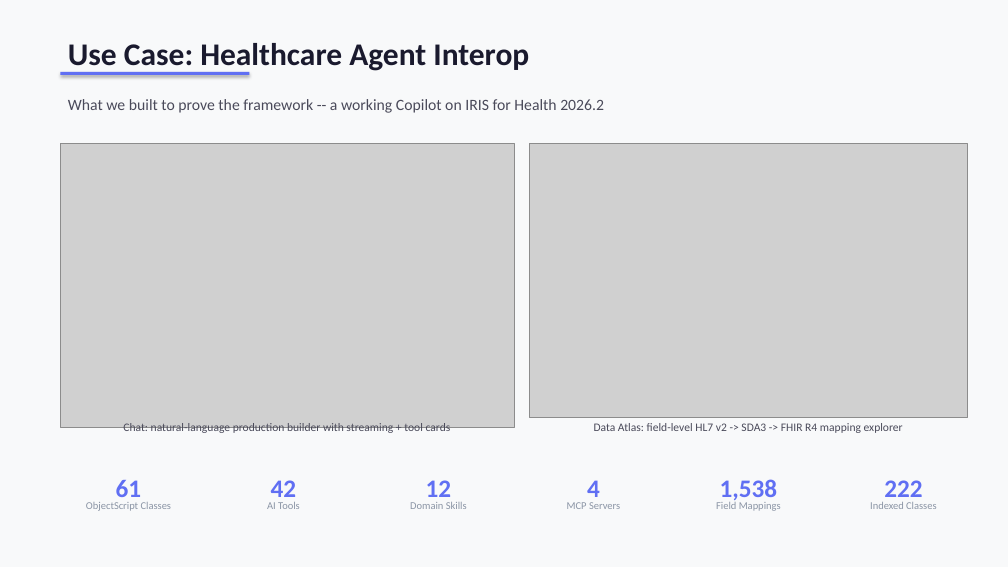
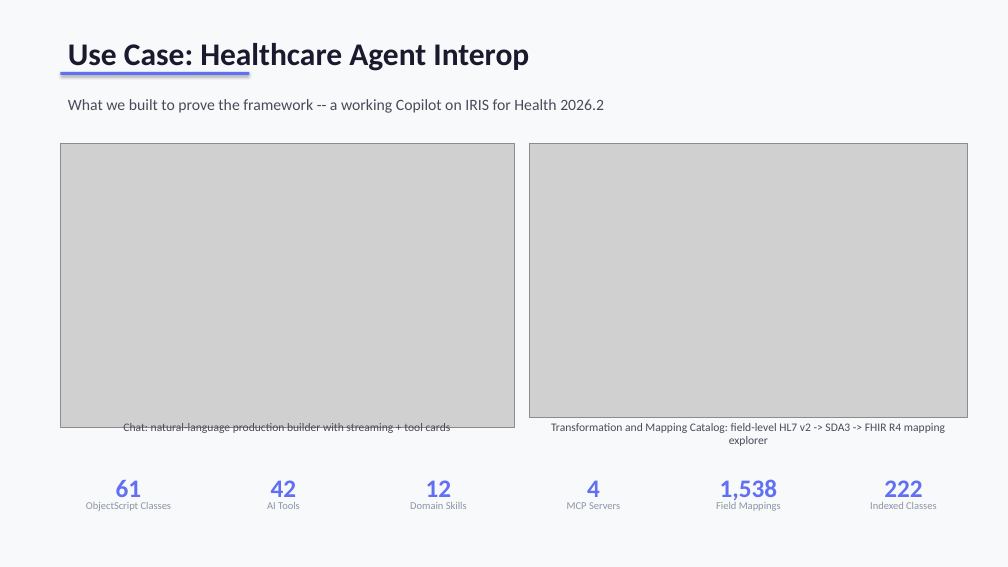
Before and after one commit to dfrancoisc/Agentic-Integration-Builder-Vibe-Coding, a slide deck: slide 6 of docs/Agentic_Health_Interop_Executive.pptx. Drawn at 1008x567 pixels with LibreOffice and Linux fonts; fonts in the diff are those of the drawing; grey boxes stand for pictures. Boxes give left, top, right and bottom in pixels: in the first picture for what was removed or moved away, otherwise in the second. Text is boxed around its words. In the diff, an @@ line names an element or a change of style, - is before the commit and + after.

```diff
--- a/docs/Agentic_Health_Interop_Executive.pptx
+++ b/docs/Agentic_Health_Interop_Executive.pptx
@@ text at bbox=[551, 423, 945, 446]: text changed @@
-Data Atlas: field-level HL7 v2 -> SDA3 -> FHIR R4 mapping explorer
+Transformation and Mapping Catalog: field-level HL7 v2 -> SDA3 -> FHIR R4 mapping explorer
```
Also in this commit, not shown: 2 other slides changed, 10 other files.
